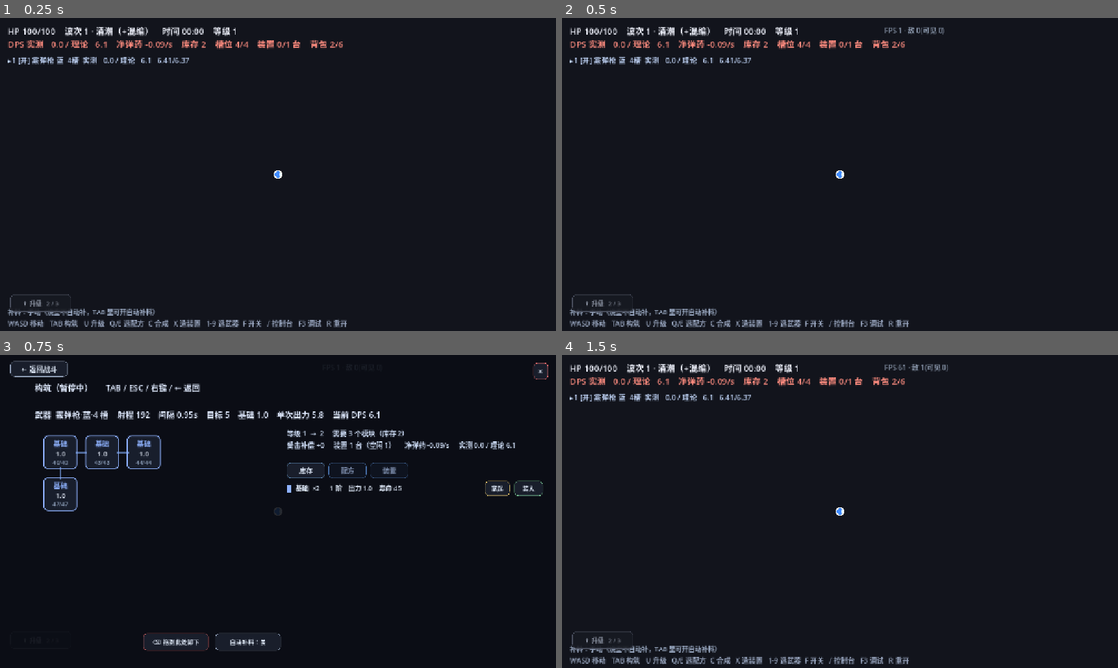
Above: before the commit, frames 1-4 (two rows, left to right).
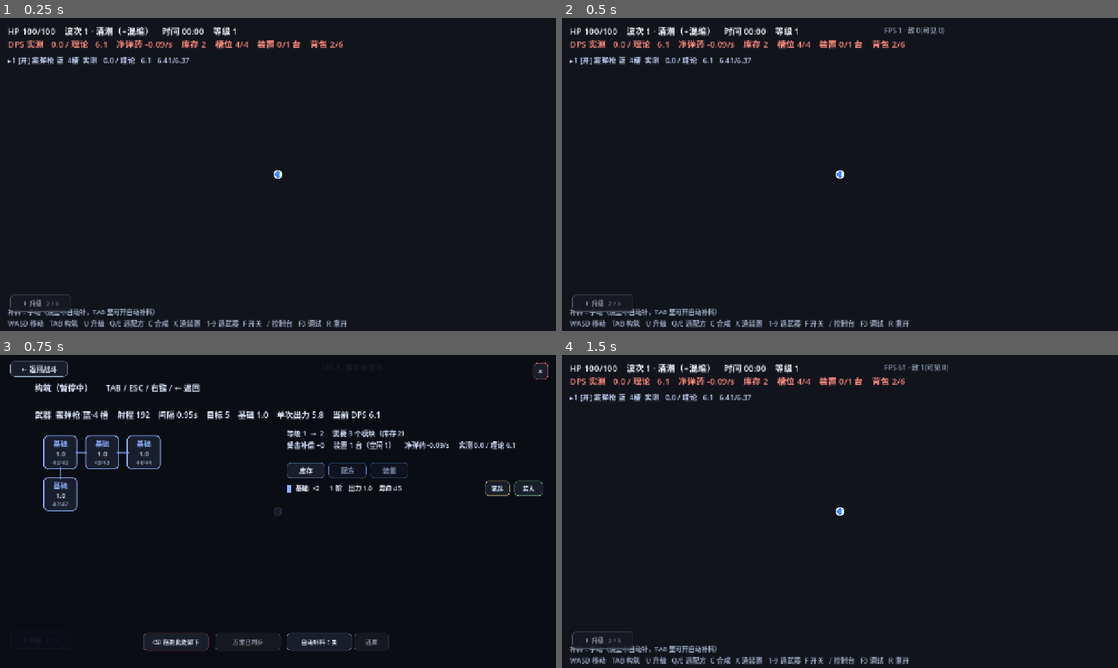
Above: after the commit, the same moments.

Repository: M1suK1/weapon-build-survivor
Game: Godot game, scene res://scenes/main.tscn
The game is run twice, just before and just after one commit, with the same random seed, the same clock (stepped at 60 frames per second) and the same inputs.
Inputs (mouse positions are in pixels of both pictures, inside the frame that each line leads up to):
- Up to frame 1 (0.25 s): no input
- Up to frame 2 (0.5 s): no input
- Up to frame 3 (0.75 s): tap Enter at 0.5 s; move the mouse to (400, 495) at 0.52 s; hold D from 0.53 s (still down); tap Tab at 0.6 s; click (400, 495) at 0.67 s
- Up to frame 4 (1.5 s): tap Space at 0.77 s; release D at 1.25 s; click "×" at 1.25 s

Frames 1-2 are identical in both runs. In frame 3, 0.3% of the frame differs, in the area x 38-70%, y 89-95%; in frame 4, nothing differs.

Commit message:
feat(plan): 方案改成草稿+保存两步，未保存的格子标草稿

Diff:
--- a/scripts/game.gd
+++ b/scripts/game.gd
@@ -265,6 +265,10 @@
 ## 构筑屏顶部两个按钮：烧空自动补料开关（plan-v5 §1.4）；plan-v5 §1.5 的「保存方案」也挂在这条线上
 var fill_btn: Button = null
 var hud_fill: Label = null
+## 方案草稿 / 保存（plan-v5 §1.5）：草稿改了按「保存方案」才写进生效方案
+var save_btn: Button = null
+var revert_btn: Button = null
+var save_tween: Tween = null
 var slot_rects: Array = []
 var slot_panels: Array = []
 var inv_rows: Array = []
@@ -439,7 +443,9 @@
 	for i in weapon.slots.size():
 		weapon.slots[i] = _new_module("base")
 		# 开局满板基础模块，方案也一起登记；烧完补不补看 auto_fill（人类默认手动，见 plan-v5 §1.2）
-		weapon.plan[i] = "base"
+		weapon.plan_draft[i] = "base"
+	# 开局草稿 = 生效：否则一进构筑屏就显示「方案未保存」（plan-v5 §1.5 边界第 3 条）
+	_sync_plan(weapon)
 	_add_inv("base", 2)
 	devices.append(_new_device())
 	_make_player()
@@ -448,7 +454,8 @@
 	if plan_missing_demo:
 		for i in weapon.slots.size():
 			weapon.slots[i] = null
-			weapon.plan[i] = "reson"
+			weapon.plan_draft[i] = "reson"
+		_sync_plan(weapon)
 	if cheat_arg != "":
 		_apply_cheats(cheat_arg)
 	# bot / playtest 默认把所有装置设成自动，等价于旧版「装置一直在干活」的行为
@@ -875,9 +882,21 @@
 	# 烧空自动补料开关（plan-v5 §1.2/§1.4）：只影响「烧空后从库存补同 id」，
 	# 合成出件与地上捡到永远只进库存，不受这里影响
 	fill_btn = UIKit.button("自动补料：关", Vector2(150, 40), UIKit.C_DIM, 14)
-	fill_btn.position = Vector2(496, 640)
+	fill_btn.position = Vector2(660, 640)
 	fill_btn.pressed.connect(_toggle_auto_fill)
 	build_root.add_child(fill_btn)
+
+	# 方案草稿 / 生效（plan-v5 §1.5）：保存方案 = 把草稿写进生效方案，之后自动补料才按新方案补
+	save_btn = UIKit.button("方案已同步", Vector2(150, 40), UIKit.C_DIM, 14)
+	save_btn.position = Vector2(496, 640)
+	save_btn.pressed.connect(_save_plan)
+	build_root.add_child(save_btn)
+
+	revert_btn = UIKit.button("还原", Vector2(80, 40), UIKit.C_DIM, 14)
+	revert_btn.position = Vector2(816, 640)
+	revert_btn.tooltip_text = "丢弃草稿：把每格的草稿改回生效方案。板面模块不动，只改方案。"
+	revert_btn.pressed.connect(_revert_plan)
+	build_root.add_child(revert_btn)
 
 	# 拖拽层：幽灵 + 落点高亮 + 出力预览（全部 IGNORE，不抢鼠标）
 	drag_layer = Control.new()
@@ -1392,9 +1411,10 @@
 		"enabled": true, "fire_t": 0.0, "dmg": {},
 		"blast": 90.0, "ramp_max": 1.20,
 		"score": 0.0, "p0": 0.0, "band": 1.0, "dr": {},
-		# 槽位方案：每格记住「这一格该放什么模块 id」。寿命耗尽后按它自动补料，
-		# 空字符串表示这一格没有方案（自动入槽才允许乱填）。
-		"plan": [],
+		# 槽位方案，分「草稿 / 生效」两份（plan-v5 §1.5）：
+		#   plan_draft = 板面当前状态，装机/卸下/交换随手改；
+		#   plan_saved = 生效方案，只有点「保存方案」才同步过去，自动补料只认它。
+		"plan_draft": [], "plan_saved": [],
 	}
 	_set_quality_of(w, q)
 	_roll_weapon(w)
@@ -1567,15 +1587,17 @@
 	w["base"] = float(QUALITY_BASE[q])
 	w["layout"] = _gen_layout(int(LAYOUTS[q].size()))
 	var slots: Array = w["slots"]
-	var plan: Array = w["plan"]
+	var pd: Array = w["plan_draft"]
+	var ps: Array = w["plan_saved"]
 	while slots.size() < w["layout"].size():
 		slots.append(null)
 	while slots.size() > w["layout"].size():
 		slots.pop_back()
-	while plan.size() < slots.size():
-		plan.append("")
-	while plan.size() > slots.size():
-		plan.pop_back()
+	for plan in [pd, ps]:
+		while plan.size() < slots.size():
+			plan.append("")
+		while plan.size() > slots.size():
+			plan.pop_back()
 
 
 func _set_quality(q: int) -> void:
@@ -2117,7 +2139,7 @@
 	for wi in weapons.size():
 		_use_weapon(wi)
 		for i in _missing_cells():
-			var want := String(weapon.plan[i])
+			var want := _plan_saved_at(weapon, i)
 			if want != "" and _inv(want) > 0:
 				_refill(i, null, true)  # 有料就直接补，不改方案
 				continue
@@ -2138,7 +2160,7 @@
 					best_id = k
 			if best_id == "":
 				continue
-			weapon.plan[i] = best_id
+			_set_plan_draft(weapon, i, best_id)
 			_refill(i, null, true)
 		# 已装但快烧空的格子：只把方案改成「库存里更强」的 id，不立刻顶掉模块。
 		# 等这一格烧空时 _refill 会按新方案补货 —— 既满足「不自动替换已装模块」，
@@ -2166,7 +2188,7 @@
 					best_v2 = v2
 					best2 = k
 			if best2 != "":
-				weapon.plan[i] = best2
+				_set_plan_draft(weapon, i, best2)
 	_use_weapon(keep)
 
 
@@ -2366,9 +2388,9 @@
 		return
 	var ww: Dictionary = weapon if w == null else w
 	var sl: Array = ww["slots"]
-	var plan: Array = ww["plan"]
+	# 只认**生效**方案（plan_saved）：草稿还没保存，不该影响补料（plan-v5 §1.5）
 	# 有方案的格子：只认方案里的 id，缺料就空着（绝不降阶替换），等库存补上再自动装回
-	var want := String(plan[i]) if i < plan.size() else ""
+	var want := _plan_saved_at(ww, i)
 	if want != "":
 		if _inv(want) > 0:
 			_add_inv(want, -1)
@@ -2434,8 +2456,8 @@
 			best = i
 	if best >= 0:
 		sl[best] = _new_module(mid)
-		if best < (ww["plan"] as Array).size():
-			ww["plan"][best] = mid  # 装进去 = 这一格的方案被更新
+		# 装进去 = 这一格的草稿被更新（草稿要保存才生效，plan-v5 §1.5）
+		_set_plan_draft(ww, best, mid)
 		return
 	_add_inv(mid, 1)
 
@@ -2489,7 +2511,7 @@
 		return
 	if hand_mid != "":
 		_place_at(i, hand_mid)
-	elif String(weapon.plan[i]) != "" and weapon.slots[i] == null:
+	elif _plan_saved_at(weapon, i) != "" and weapon.slots[i] == null:
 		_refill(i, null, true)  # 有方案但缺料：手动点一下等于「再试一次补料」，不受开关限制
 	else:
 		# 点空白格默认什么都不做：装哪个模块是玩家的决定，不该被系统代劳。
@@ -2499,10 +2521,9 @@
 	_refresh_build()
 
 
-## 把库存里的 mid 放进第 i 格，并登记成这一格的方案（方案 = 以后自动补料的目标）
+## 把库存里的 mid 放进第 i 格，并把这一格的**草稿**方案改成它（保存后才影响补料）
 func _place_at(i: int, mid: String) -> bool:
 	var sl: Array = weapon["slots"]
-	var plan: Array = weapon["plan"]
 	if i < 0 or i >= sl.size() or not MODULES.has(mid) or _inv(mid) <= 0:
 		hand_mid = ""
 		return false
@@ -2510,27 +2531,25 @@
 	if sl[i] != null:
 		_add_inv(String(sl[i]["id"]), 1)  # 原有的退回库存，等于覆盖
 	sl[i] = _new_module(mid)
-	plan[i] = mid
+	_set_plan_draft(weapon, i, mid)
 	hand_mid = ""
 	return true
 
 
-## 卸下第 i 格：模块退回库存，方案清空
+## 卸下第 i 格：模块退回库存，草稿方案清空（生效方案要保存才变）
 func _uninstall(i: int) -> void:
 	var sl: Array = weapon["slots"]
-	var plan: Array = weapon["plan"]
 	if i < 0 or i >= sl.size():
 		return
 	if sl[i] != null:
 		_add_inv(String(sl[i]["id"]), 1)
 	sl[i] = null
-	plan[i] = ""
-
-
-## 空槽自动放一个「让整板出力涨最多」的模块，并把它的 id 记成方案
+	_set_plan_draft(weapon, i, "")
+
+
+## 空槽自动放一个「让整板出力涨最多」的模块，并把它的 id 记成这一格的草稿方案
 func _auto_place_best(i: int) -> bool:
 	var sl: Array = weapon["slots"]
-	var plan: Array = weapon["plan"]
 	if i < 0 or i >= sl.size() or sl[i] != null:
 		return false
 	var best_id := ""
@@ -2544,7 +2563,7 @@
 			best_id = k
 	if best_id == "":
 		return false
-	plan[i] = best_id
+	_set_plan_draft(weapon, i, best_id)
 	_add_inv(best_id, -1)
 	sl[i] = _new_module(best_id)
 	return true
@@ -2553,19 +2572,132 @@
 ## 自动配置方案（bot 与懒人用）：所有「空格子 + 没方案」都按最优填一次，填完固化成方案
 func _auto_plan_fill() -> void:
 	var sl: Array = weapon["slots"]
-	var plan: Array = weapon["plan"]
 	for i in sl.size():
-		if sl[i] == null and String(plan[i]) == "":
+		if sl[i] == null and _plan_saved_at(weapon, i) == "":
 			_auto_place_best(i)
+
+
+# ---- 方案：草稿 / 生效（plan-v5 §1.5）--------------------------------------
+# 为什么分两份：拆装不返还（§4），误覆盖本身已经付出代价；但**补料规则**不该跟着
+# 板面悄悄改掉——以后自动补料会按新方案补，玩家却不知道。所以板面动 = 改草稿，
+# 显式点「保存方案」才写进生效方案，自动补料与幽灵框只读生效方案。
+## 生效方案：自动补料、幽灵框、缺料统计都读这份
+func _plan_saved_at(w: Dictionary, i: int) -> String:
+	var ps: Array = w["plan_saved"]
+	return String(ps[i]) if i >= 0 and i < ps.size() else ""
+
+
+## 草稿：板面当前状态
+func _plan_draft_at(w: Dictionary, i: int) -> String:
+	var pd: Array = w["plan_draft"]
+	return String(pd[i]) if i >= 0 and i < pd.size() else ""
+
+
+## 写草稿。bot / playtest / autoplan 没有「保存」这个动作，写完立刻同步生效方案，
+## 免得自测跑出来的仍是旧方案。
+func _set_plan_draft(w: Dictionary, i: int, mid: String) -> void:
+	var pd: Array = w["plan_draft"]
+	if i < 0 or i >= pd.size():
+		return
+	pd[i] = mid
+	if bot or playtest or autoplan:
+		_sync_plan(w)
+
+
+## 草稿 → 生效
+func _sync_plan(w: Dictionary) -> void:
+	var ps: Array = w["plan_saved"]
+	ps.assign(w["plan_draft"])
+
+
+## 草稿和生效方案是否有差异（有差异 = 「保存方案」按钮亮起）
+func _plan_dirty(w = null) -> bool:
+	var ww: Dictionary = weapon if w == null else w
+	var pd: Array = ww["plan_draft"]
+	var ps: Array = ww["plan_saved"]
+	for i in mini(pd.size(), ps.size()):
+		if String(pd[i]) != String(ps[i]):
+			return true
+	return false
+
+
+## 差异明细：[{i, from, to}]，给「保存方案」的 tooltip 用
+func _plan_diff(w = null) -> Array:
+	var ww: Dictionary = weapon if w == null else w
+	var out: Array = []
+	var pd: Array = ww["plan_draft"]
+	var ps: Array = ww["plan_saved"]
+	for i in mini(pd.size(), ps.size()):
+		if String(pd[i]) != String(ps[i]):
+			out.append({"i": i, "from": String(ps[i]), "to": String(pd[i])})
+	return out
+
+
+## 「保存方案」：草稿 → 生效。开着自动补料时顺便按新方案把缺的格子补一遍（plan-v5 §1.5 第 1 条）
+func _save_plan() -> void:
+	if not _plan_dirty():
+		return
+	_sync_plan(weapon)
+	if auto_fill:
+		for i in _missing_cells():
+			_refill(i)
+	_toast("方案已保存")
+	_refresh_build()
+
+
+## 「还原」：丢掉草稿，改回生效方案。板面上的模块不动，只改方案
+func _revert_plan() -> void:
+	if not _plan_dirty():
+		return
+	var pd: Array = weapon["plan_draft"]
+	pd.assign(weapon["plan_saved"])
+	_refresh_build()
+
+
+## 保存/还原按钮的状态与呼吸提示。bot / playtest / autoplan 没有「保存」这一步，直接藏掉
+func _refresh_plan_btns() -> void:
+	if save_btn == null or revert_btn == null:
+		return
+	var auto_mode := bot or playtest or autoplan
+	save_btn.visible = not auto_mode
+	revert_btn.visible = not auto_mode
+	if auto_mode:
+		return
+	var dirty := _plan_dirty()
+	save_btn.disabled = not dirty
+	revert_btn.disabled = not dirty
+	save_btn.text = "保存方案 •" if dirty else "方案已同步"
+	revert_btn.text = "还原"
+	var lines: Array = ["保存后才会按新方案自动补料；不保存则继续沿用旧方案"]
+	if dirty:
+		var d := _plan_diff()
+		for row in d.slice(0, 5):
+			lines.append("%d 号：%s → %s" % [int(row["i"]) + 1,
+				"空" if String(row["from"]) == "" else String(MODULES[String(row["from"])]["name"]),
+				"空" if String(row["to"]) == "" else String(MODULES[String(row["to"])]["name"])])
+		if d.size() > 5:
+			lines.append("…还有 %d 格" % (d.size() - 5))
+	save_btn.tooltip_text = "\n".join(lines)
+	if dirty:
+		UIKit.tint_button(save_btn, UIKit.C_GOLD)
+		if save_tween == null or not save_tween.is_valid():
+			save_tween = create_tween().set_loops()
+			save_tween.tween_property(save_btn, "modulate", Color(1.18, 1.18, 1.18, 1.0), 0.7)
+			save_tween.tween_property(save_btn, "modulate", Color(1.0, 1.0, 1.0, 1.0), 0.7)
+	else:
+		if save_tween != null and save_tween.is_valid():
+			save_tween.kill()
+		save_tween = null
+		save_btn.modulate = Color(1.0, 1.0, 1.0, 1.0)
+		UIKit.tint_button(save_btn, UIKit.C_DIM)
 
 
 func _missing_cells(w = null) -> Array:
 	var ww: Dictionary = weapon if w == null else w
 	var out: Array = []
 	var sl: Array = ww["slots"]
-	var plan: Array = ww["plan"]
 	for i in sl.size():
-		if sl[i] == null and i < plan.size() and String(plan[i]) != "":
+		if sl[i] == null and _plan_saved_at(ww, i) != "":
 			out.append(i)
 	return out
 
@@ -2579,10 +2711,13 @@
 			String(d["name"]), int(d["tier"]), float(d["rate"]), int(m["left"]), int(m["max"])])
 	else:
 		parts.append("空")
-	var want := String(weapon.plan[i]) if i < weapon.plan.size() else ""
+	var want := _plan_saved_at(weapon, i)
 	if want != "":
 		parts.append("方案：%s%s" % [String(MODULES[want]["name"]),
 			"" if _inv(want) > 0 else ("（库存缺料，攒够自动补）" if auto_fill else "（库存缺料：点这一格手动补，或开自动补料）")])
+	var draft := _plan_draft_at(weapon, i)
+	if draft != want:
+		parts.append("草稿：%s —— 未保存，保存后才会按它补料" % ("空" if draft == "" else String(MODULES[draft]["name"])))
 	parts.append("左键：装入手里的模块 / 手动补料　　右键：卸下")
 	return "\n".join(parts)
 
@@ -3115,6 +3250,7 @@
 		return
 	_rebuild_board()
 	_refresh_fill_btn()
+	_refresh_plan_btns()
 	var lines: Array = []
 	lines.append("构筑（暂停中）      TAB / ESC / 右键 / ← 返回")
 	lines.append("")
@@ -3147,7 +3283,7 @@
 	elif miss.size() > 0:
 		var mn: Array = []
 		for i in miss:
-			mn.append(String(MODULES[String(weapon.plan[i])]["name"]))
+			mn.append(String(MODULES[_plan_saved_at(weapon, i)]["name"]))
 		info.append("缺料 %d 格：%s（%s）" % [miss.size(), " / ".join(mn),
 			"攒够会自动补" if auto_fill else "点格子手动补，或开自动补料"])
 	build_info.text = "\n".join(info)
@@ -3502,13 +3638,19 @@
 			var col: Color = MODULES[String(m["id"])]["color"]
 			sb.border_color = col
 			sb.bg_color = Color(col.r, col.g, col.b, 0.10)
-		var want := String(weapon.plan[i]) if i < weapon.plan.size() else ""
+		var want := _plan_saved_at(weapon, i)
+		var draft := _plan_draft_at(weapon, i)
+		var unsaved := draft != want
 		if m == null and want != "":
 			# 有方案但缺料（plan-v5 §1.4）：灰虚线般的细边 + 暗底，模块名半透明写在格子上，
 			# 表示「这一格按方案应该有 X，等库存补」——不再用红色，红色留给真错误
 			sb.border_color = Color(0.45, 0.50, 0.60, 0.85)
 			sb.set_border_width_all(1)
 			sb.bg_color = Color(0.16, 0.18, 0.24, 0.32)
+		elif unsaved:
+			# 草稿和生效方案不一致：金色细边提示「保存后才会按它补料」（plan-v5 §1.5 第 4 条）
+			sb.border_color = Color(UIKit.C_GOLD.r, UIKit.C_GOLD.g, UIKit.C_GOLD.b, 0.75)
+			sb.set_border_width_all(2)
 		panel.add_theme_stylebox_override("panel", sb)
 		panel.mouse_filter = Control.MOUSE_FILTER_STOP
 		panel.mouse_default_cursor_shape = Control.CURSOR_POINTING_HAND
@@ -3571,6 +3713,18 @@
 			use_l.text = "缺料"
 			use_l.add_theme_color_override("font_color", Color(0.62, 0.68, 0.78, 0.75))
 		panel.add_child(use_l)
+
+		if unsaved:
+			# 「草稿」角标：这格方案改了但没保存，保存后才会按新方案补料
+			var dbg_l := Label.new()
+			dbg_l.position = Vector2(cell - 34, -4)
+			dbg_l.size = Vector2(34, 16)
+			dbg_l.horizontal_alignment = HORIZONTAL_ALIGNMENT_CENTER
+			dbg_l.add_theme_font_size_override("font_size", 10)
+			dbg_l.add_theme_color_override("font_color", Color(UIKit.C_GOLD.r, UIKit.C_GOLD.g, UIKit.C_GOLD.b, 0.9))
+			dbg_l.mouse_filter = Control.MOUSE_FILTER_IGNORE
+			dbg_l.text = "草稿"
+			panel.add_child(dbg_l)
 
 
 ## 鼠标点格子：左键 = 放入手里的模块（或没拿东西时自动挑最优 / 按方案补料），右键 = 卸下
@@ -3743,26 +3897,29 @@
 	return Rect2(tab_body.position, Vector2(430, 340)).has_point(mp)
 
 
+## 交换两格：模块和**草稿**方案一起换（生效方案要保存才变，plan-v5 §1.5）
 func _swap_slots(a: int, b: int) -> void:
 	if a == b or a < 0 or b < 0:
 		return
 	var sl: Array = weapon["slots"]
-	var pl: Array = weapon["plan"]
+	var pd: Array = weapon["plan_draft"]
 	if a >= sl.size() or b >= sl.size():
 		return
 	var m = sl[a]
-	var p = pl[a]
+	var p = pd[a]
 	sl[a] = sl[b]
-	pl[a] = pl[b]
+	pd[a] = pd[b]
 	sl[b] = m
-	pl[b] = p
+	pd[b] = p
+	if bot or playtest or autoplan:
+		_sync_plan(weapon)
 
 
 ## 没拖动就松手 = 普通点击：交给原有的格子点击逻辑（空格子补料等）
 func _drag_click_fallback() -> void:
 	if String(drag["src"]) == "slot":
 		var i := int(drag["from"])
-		if String(weapon.plan[i]) != "" and weapon.slots[i] == null:
+		if _plan_saved_at(weapon, i) != "" and weapon.slots[i] == null:
 			_refill(i, null, true)
 			_refresh_build()
 
@@ -4312,7 +4469,7 @@
 	get_viewport().push_input(mm)
 	_push_btn(to, false)
 	print("DRAGTEST mid=%s inv %d->%d  slot1 %s -> %s  plan1=%s  active=%s" % [
-		mid, inv_before, _inv(mid), before, str(weapon.slots[1]), str(weapon.plan[1]), str(drag.get("active", false))])
+		mid, inv_before, _inv(mid), before, str(weapon.slots[1]), str(weapon.plan_draft[1]), str(drag.get("active", false))])
 	get_tree().quit()
 
 
@@ -4456,8 +4613,8 @@
 		if m != null:
 			bfill += 1
 	var bmiss := 0
-	for i in (bw["plan"] as Array).size():
-		if (bw["slots"] as Array)[i] == null and String((bw["plan"] as Array)[i]) != "":
+	for i in (bw["plan_saved"] as Array).size():
+		if (bw["slots"] as Array)[i] == null and String((bw["plan_saved"] as Array)[i]) != "":
 			bmiss += 1
 	print("t=%3d w=%2d hp=%3d dps=%5.1f need=%5.1f drop=%.2f burn=%.2f lvl=%2d slot=%d/%d miss=%d fill=%d dev=%d/%d [%s] inv=[%s] c=%d/%d/%d/%d kills=%d dmg c%.0f/b%.0f/d%.0f alive=%d ppos=%.0f,%.0f cpos=%.0f,%.0f brute=%d rcp=%d kinds=f%d/r%d/rk%d/s%d" % [
 		int(pt_t), wave, int(maxf(hp, 0.0)), cur_dps(), need,
